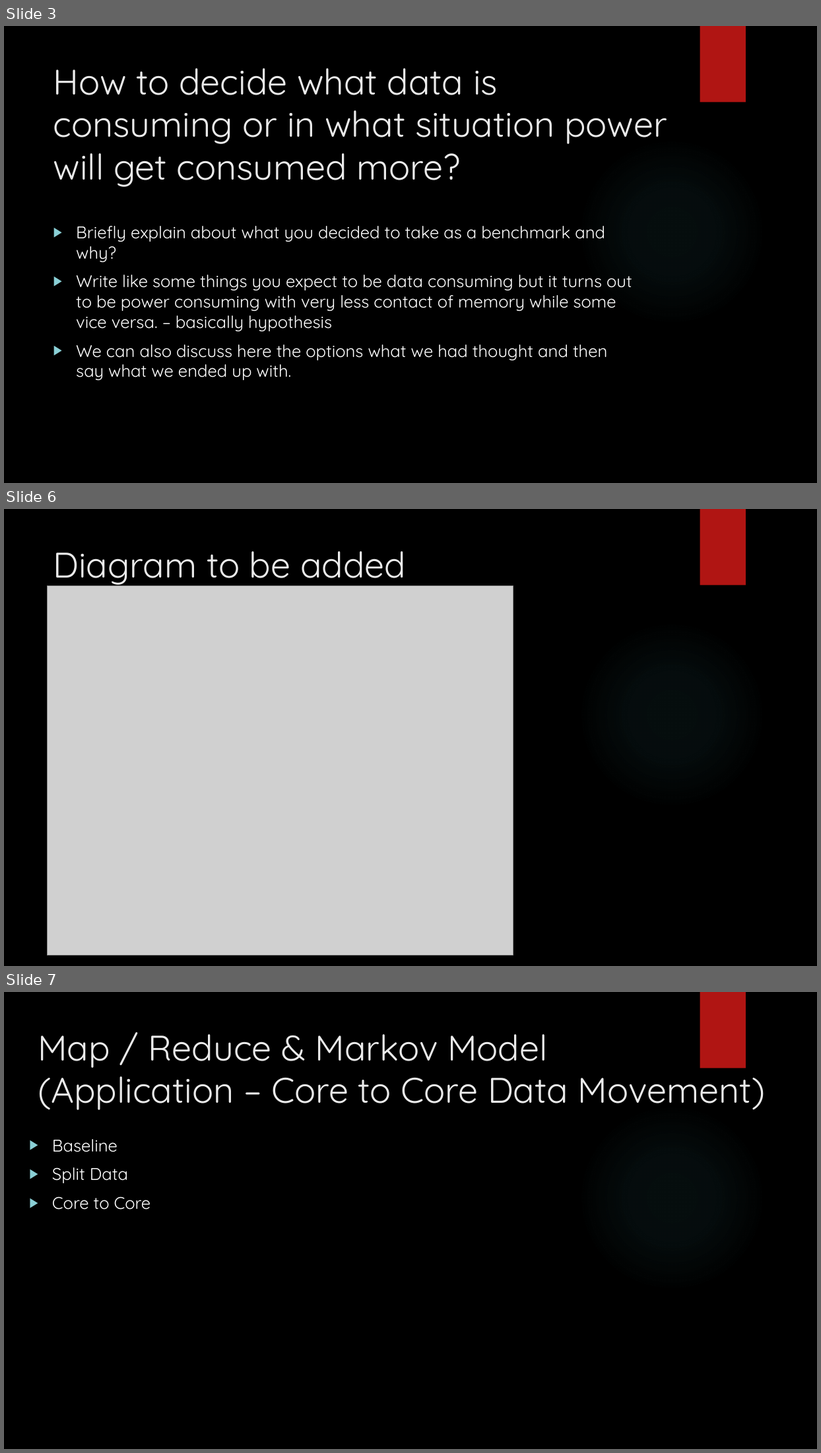
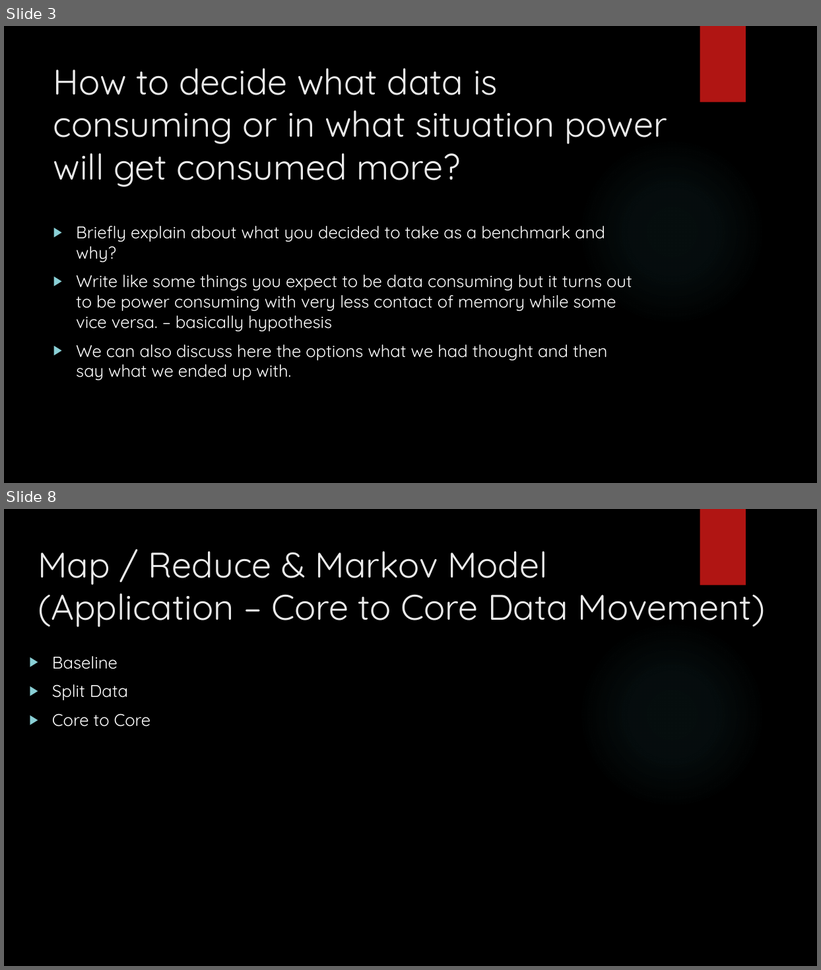
Before and after one commit to jasongraalum/CS533_Spring2018_Group2_Project, a slide deck: documents/Outline for Presentation.pptx. Shown one above the other, each under a label of ours: slides 3, 6 and 7 before the commit, slides 3 and 8 after it; the slides between them are not shown. The pictures are 821x1453 and 821x970 pixels, drawn with LibreOffice and Linux fonts; fonts in the diff are those of the drawing; grey boxes stand for pictures; background and template pictures are left out. Boxes give left, top, right and bottom in pixels: in the first picture for what was removed or moved away, otherwise in the second. Text is boxed around its words. In the diff, an @@ line names an element or a change of style, - is before the commit and + after.

```diff
--- a/documents/Outline for Presentation.pptx
+++ b/documents/Outline for Presentation.pptx
@@ slide 6 removed at (x1=4, y1=509, x2=817, y2=966), background picture (left out); not listed: 2 template elements that a slide beside it also shows @@
@@ title removed at (x1=54, y1=551, x2=406, y2=588) @@
-Diagram to be added
@@ picture removed at (x1=48, y1=586, x2=514, y2=956) @@
@@ what was slide 7 is now slide 8 @@
```
Also in this commit, not shown: 1 slide changed, 3 slides added, 1 other slide removed.
